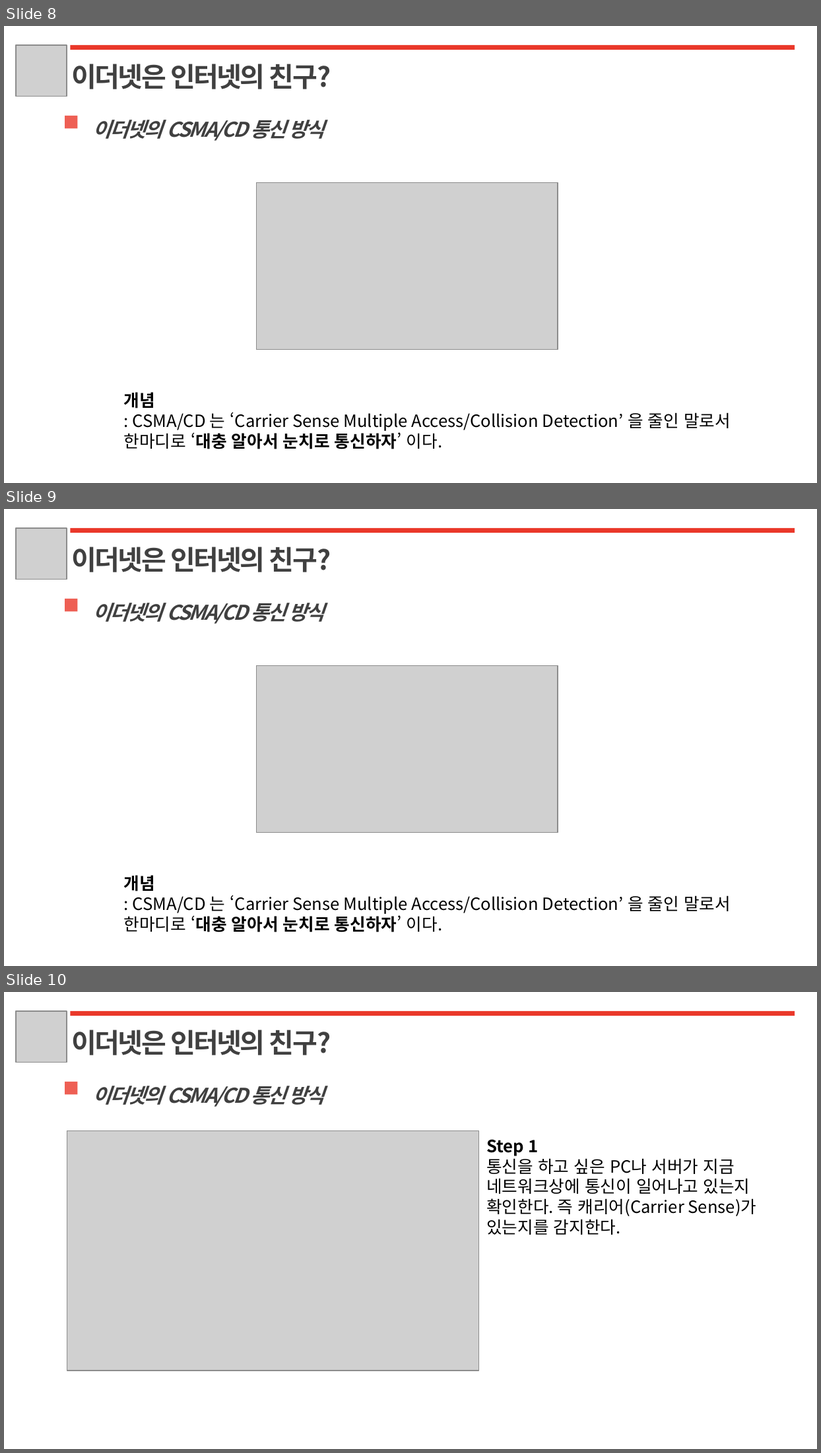
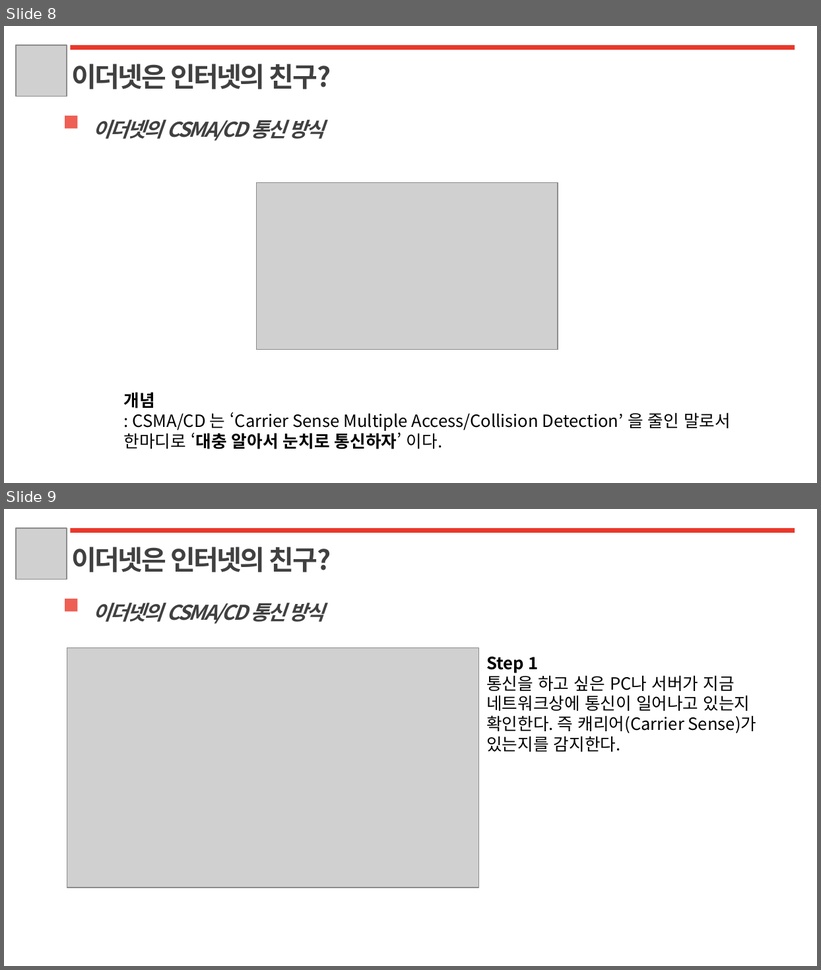
Before and after one commit to LeeSM0518/TIL, a slide deck: Network/Network_1week.pptx. Shown one above the other, each under a label of ours: slides 8, 9 and 10 before the commit, slides 8 and 9 after it. The pictures are 821x1453 and 821x970 pixels, drawn with LibreOffice and Linux fonts; fonts in the diff are those of the drawing; grey boxes stand for pictures. Boxes give left, top, right and bottom in pixels: in the first picture for what was removed or moved away, otherwise in the second. Text is boxed around its words. In the diff, an @@ line names an element or a change of style, - is before the commit and + after.

```diff
--- a/Network/Network_1week.pptx
+++ b/Network/Network_1week.pptx
@@ slide 9 removed at <box>4,509,817,966</box>, background #FFFFFF @@
@@ picture removed at <box>16,529,67,580</box> @@
@@ rectangle removed at <box>70,529,795,533</box> @@
@@ text removed at <box>71,547,331,572</box> @@
-이더넷은 인터넷의 친구?
@@ rectangle removed at <box>65,599,78,611</box> @@
@@ text removed at <box>93,603,324,624</box> @@
-이더넷의 CSMA/CD 통신 방식
@@ picture removed at <box>256,666,558,832</box> @@
@@ text removed at <box>124,875,731,933</box> @@
-개념
-: CSMA/CD 는 ‘Carrier Sense Multiple Access/Collision Detection’ 을 줄인 말로서 한마디로 ‘대충 알아서 눈치로 통신하자’ 이다.
@@ what was slide 10 is now slide 9 @@
```
Also in this commit, not shown: 31 slides added, 1 other slide removed, 4 other files.
